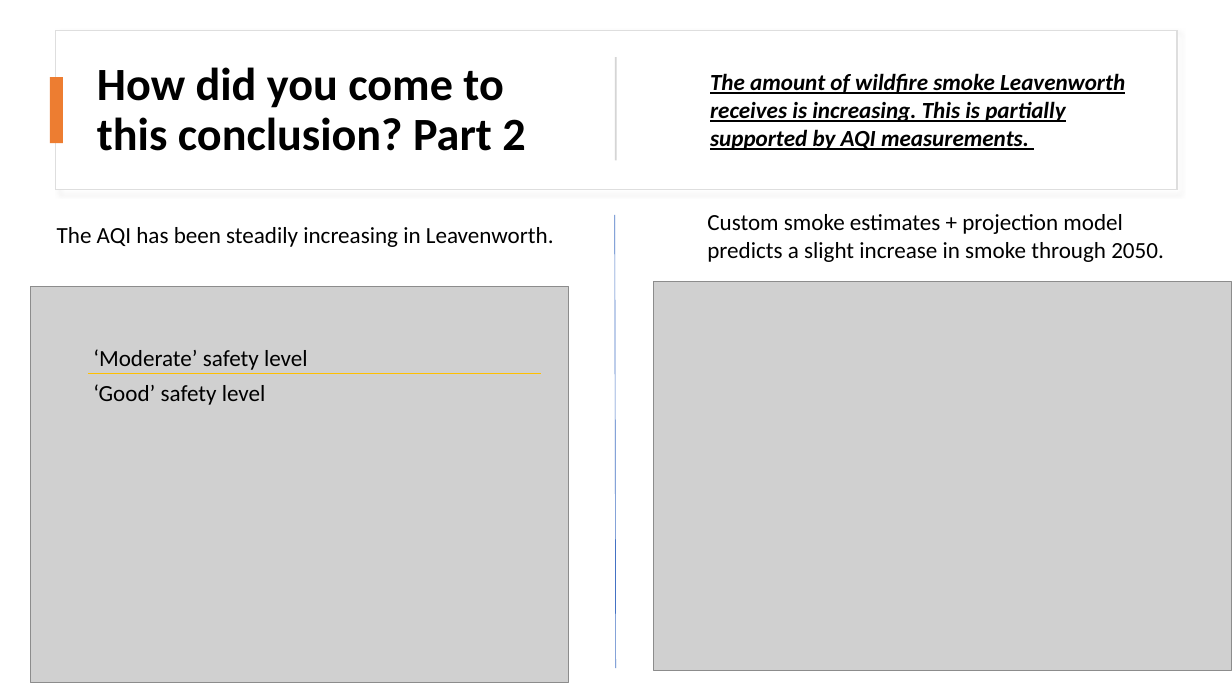
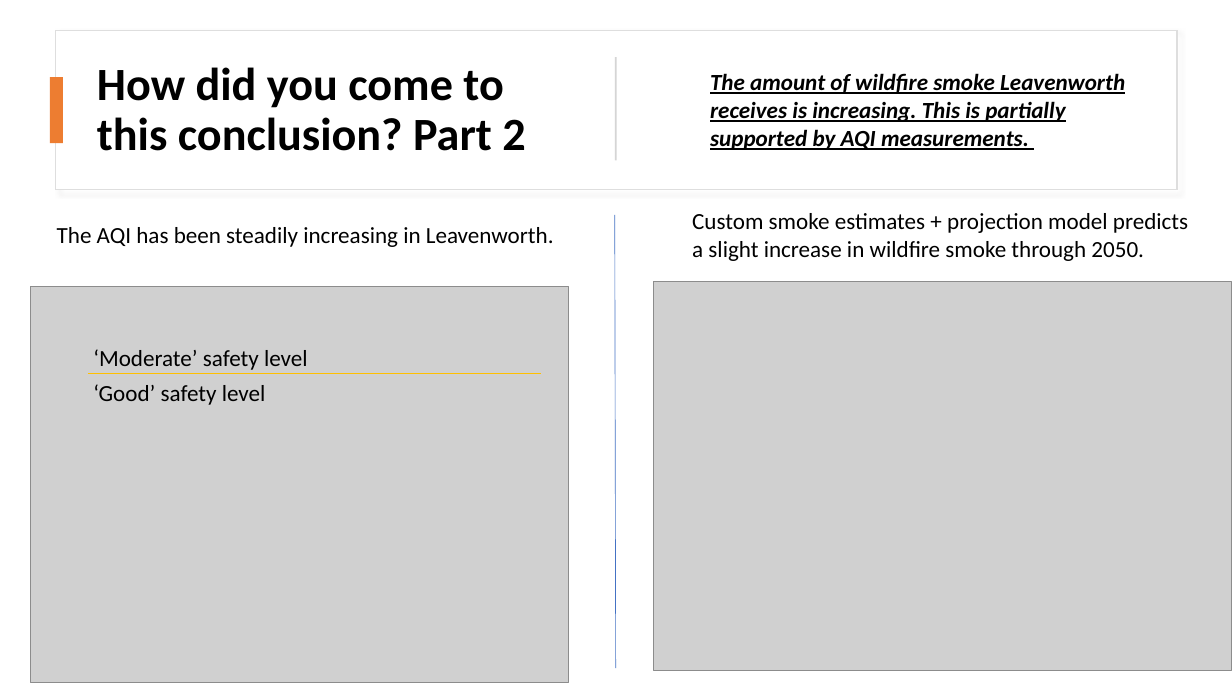
Before and after one commit to ZachBowyer/data-512-common_analysis, a slide deck: slide 6 of Reports/Presentation.pptx. Drawn at 1232x693 pixels with LibreOffice and Linux fonts; fonts in the diff are those of the drawing; grey boxes stand for pictures. Boxes give left, top, right and bottom in pixels: in the first picture for what was removed or moved away, otherwise in the second. Text is boxed around its words. In the diff, an @@ line names an element or a change of style, - is before the commit and + after.

```diff
--- a/Reports/Presentation.pptx
+++ b/Reports/Presentation.pptx
@@ text at (692,213,1188,261): text changed @@
-Custom smoke estimates + projection model predicts a slight increase in smoke through 2050.
+Custom smoke estimates + projection model predicts a slight increase in wildfire smoke through 2050.
```
Also in this commit, not shown: 8 other slides changed, 1 other file.
